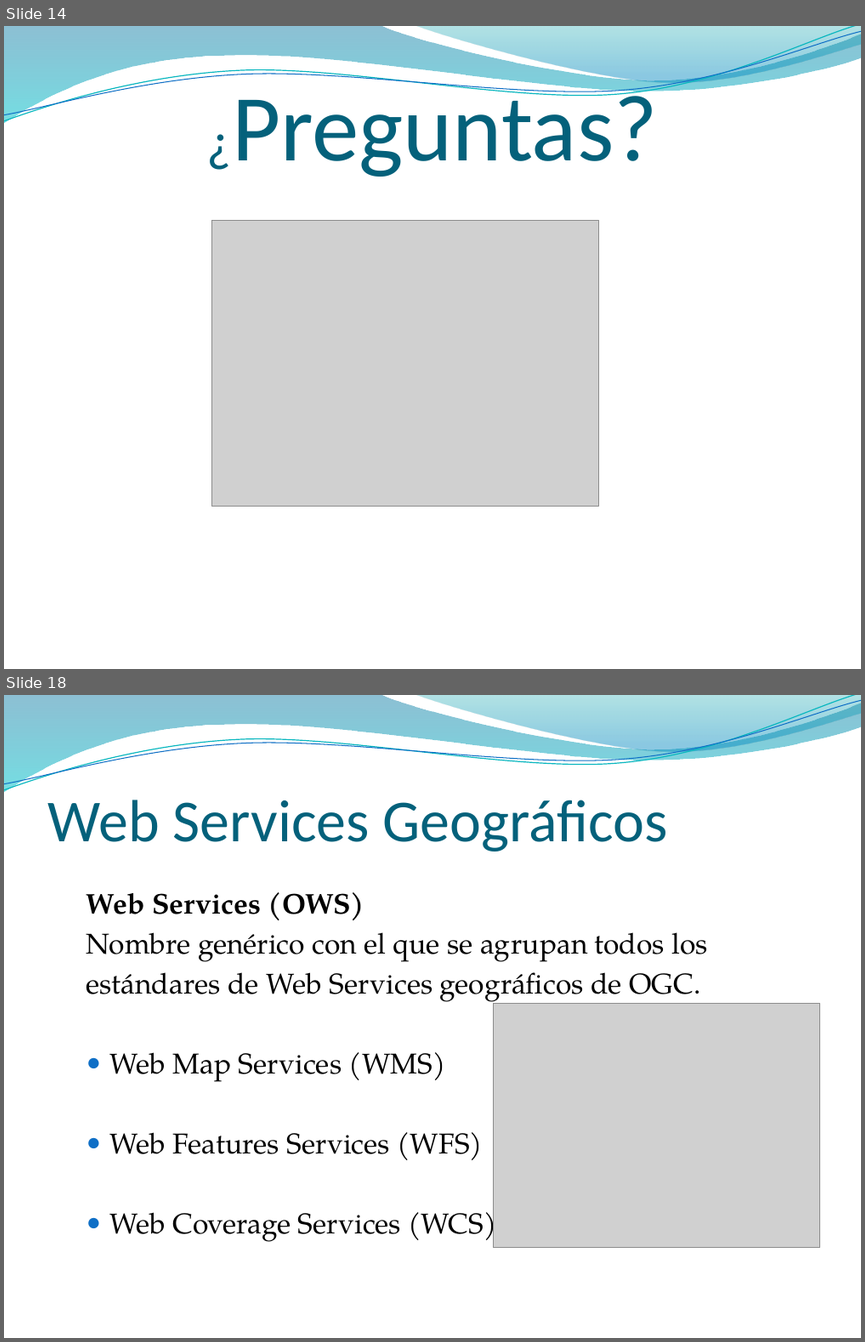
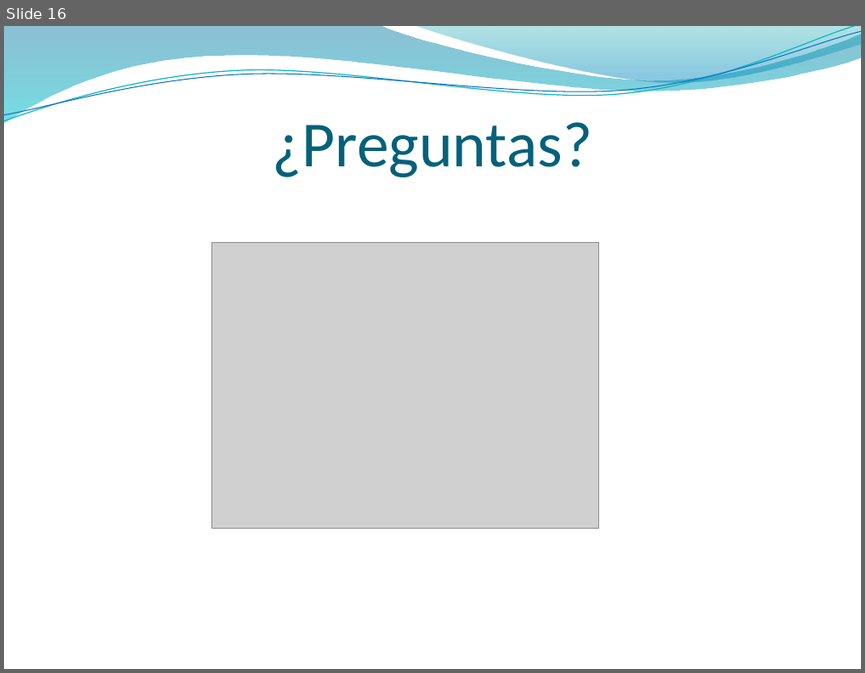
Before and after one commit to ORGTecnologo/7b6581PT, a slide deck: Documentacion/Entregas/Presentacion/Presentacion.pptx. Shown one above the other, each under a label of ours: slides 14 and 18 before the commit, slide 16 after it; the slides between them are not shown. The pictures are 865x1342 and 865x673 pixels, drawn with LibreOffice and Linux fonts; fonts in the diff are those of the drawing; grey boxes stand for pictures; background and template pictures are left out. Boxes give left, top, right and bottom in pixels: in the first picture for what was removed or moved away, otherwise in the second. Text is boxed around its words. In the diff, an @@ line names an element or a change of style, - is before the commit and + after.

```diff
--- a/Documentacion/Entregas/Presentacion/Presentacion.pptx
+++ b/Documentacion/Entregas/Presentacion/Presentacion.pptx
@@ slide 18 removed at [4,695,861,1338], background picture (left out); not listed: 4 template elements that a slide beside it also shows @@
@@ title removed at [48,800,668,851] @@
-Web Services Geográficos
@@ text removed at [86,892,707,1245] @@
-  Web Services (OWS)
-  Nombre genérico con el que se agrupan todos los
-  estándares de Web Services geográficos de OGC.
-  ● Web Map Services (WMS)
-  ● Web Features Services (WFS)
-  ● Web Coverage Services (WCS)
@@ picture removed at [494,1003,820,1247] @@
@@ what was slide 14 is now slide 16 @@
@@ slide 16 changed as well @@
@@ title "¿Preguntas?" at [273,122,592,177]: size 45 to 54 pt in "¿Preguntas?"; size 79.2 to 54 pt @@
@@ rectangle added at [4,186,861,669], fill #FFFFFF, outline #FFFFFF 2 pt @@
@@ picture: place and size @@
-picture at [211,221,598,506]
+picture at [211,242,598,528]
```
Also in this commit, not shown: 10 other slides changed, 5 slides added, 16 other slides removed, 3 other files.
